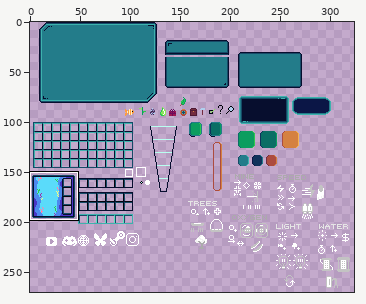
Sprite sheet: Assets/Resources/Sprites/UISpriteSheet.png. Above, an overview of the earlier version with the close-up marked.
Close-up. As it was:
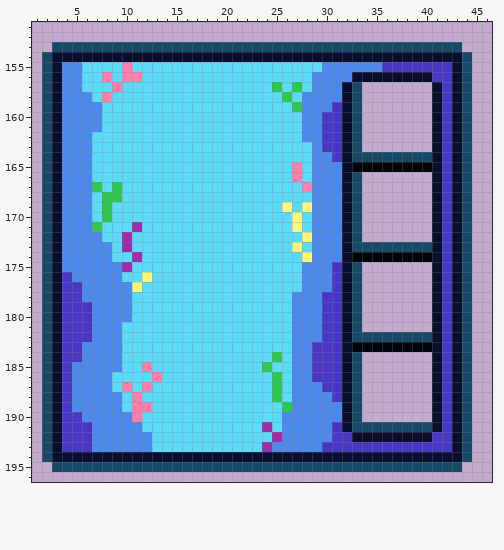
The file is 381x333 pixels. Colours within 5 levels of each other are drawn and written as one. Shown: x 1..46, y 151..196. The wide view leaves out empty margins. The commit also changed other parts of the picture, which this record leaves out.
The same view after the edit:
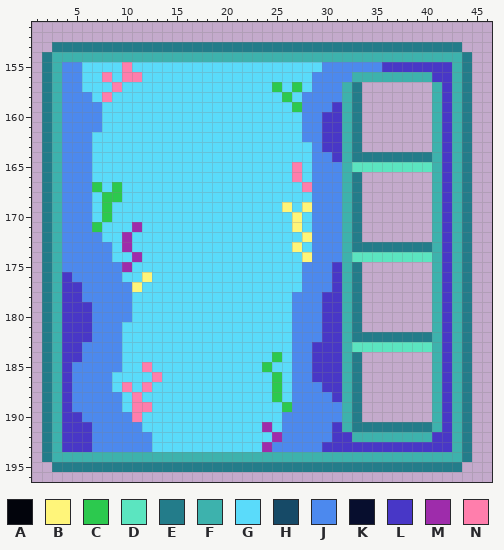
Palette (. is transparent): A #02040c  B #fff57a  C #2cc94e  D #5be5c0  E #237c8a  F #3db2ad  G #5adbfa  H #164a67  J #4c89ee  K #070e2e  L #4837c7  M #9e2cab  N #ff7eac
The edit:
y 153: x 3..43 HHHHHHHHHHHHHHHHHHHHHHHHHHHHHHHHHHHHHHHHH -> EEEEEEEEEEEEEEEEEEEEEEEEEEEEEEEEEEEEEEEEE
y 154: x 2..44 HKKKKKKKKKKKKKKKKKKKKKKKKKKKKKKKKKKKKKKKKKH -> EFFFFFFFFFFFFFFFFFFFFFFFFFFFFFFFFFFFFFFFFFE
y 155: x 2..3 HK -> EF; x 43..44 KH -> FE
y 156: x 2..3 HK -> EF; x 33..40 KKKKKKKK -> FFFFFFFF; x 43..44 KH -> FE
y 157..163: x 2..3 HK -> EF; x 32..33 KH -> FE; x 41 K -> F; x 43..44 KH -> FE
y 164: x 2..3 HK -> EF; x 32..41 KHHHHHHHHK -> FEEEEEEEEF; x 43..44 KH -> FE
y 165: x 2..3 HK -> EF; x 32..41 KAAAAAAAAK -> FDDDDDDDDF; x 43..44 KH -> FE
y 166..172: x 2..3 HK -> EF; x 32..33 KH -> FE; x 41 K -> F; x 43..44 KH -> FE
y 173: x 2..3 HK -> EF; x 32..41 KHHHHHHHHK -> FEEEEEEEEF; x 43..44 KH -> FE
y 174: x 2..3 HK -> EF; x 32..41 KAAAAAAAAK -> FDDDDDDDDF; x 43..44 KH -> FE
y 175..181: x 2..3 HK -> EF; x 32..33 KH -> FE; x 41 K -> F; x 43..44 KH -> FE
y 182: x 2..3 HK -> EF; x 32..41 KHHHHHHHHK -> FEEEEEEEEF; x 43..44 KH -> FE
y 183: x 2..3 HK -> EF; x 32..41 KAAAAAAAAK -> FDDDDDDDDF; x 43..44 KH -> FE
y 184..190: x 2..3 HK -> EF; x 32..33 KH -> FE; x 41 K -> F; x 43..44 KH -> FE
y 191: x 2..3 HK -> EF; x 32..41 KHHHHHHHHK -> FEEEEEEEEF; x 43..44 KH -> FE
y 192: x 2..3 HK -> EF; x 33..40 KKKKKKKK -> FFFFFFFF; x 43..44 KH -> FE
y 193: x 2..3 HK -> EF; x 43..44 KH -> FE
y 194: x 2..44 HKKKKKKKKKKKKKKKKKKKKKKKKKKKKKKKKKKKKKKKKKH -> EFFFFFFFFFFFFFFFFFFFFFFFFFFFFFFFFFFFFFFFFFE
y 195: x 3..43 HHHHHHHHHHHHHHHHHHHHHHHHHHHHHHHHHHHHHHHHH -> EEEEEEEEEEEEEEEEEEEEEEEEEEEEEEEEEEEEEEEEE
Changed places in both close-ups, as pixel boxes (x1, y1, x2, y2):
changed: (42, 42, 472, 472)
